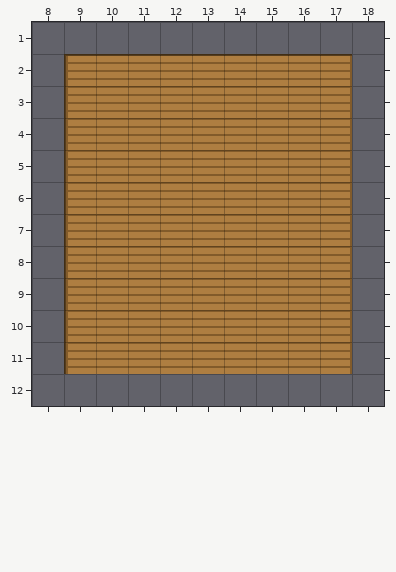
An edit to a level. Tiled map, Assets/Map/TiledProject/Maps/House2_Inside.tmx. Above: the version before the commit.
Cells are 16x16 px. Shown: x 8..18, y 1..12.
Once edited:
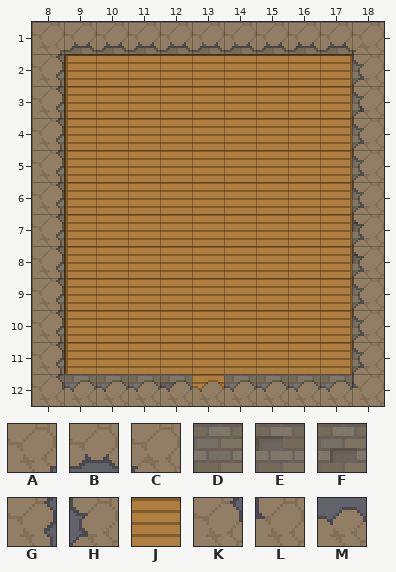
Key: from "floors_tiles": A 6, B 7, C 8, D 16, E 17, F 18, G 55, H 59, J 72, K 80, L 84, M 107.
_ is an empty cell, . an unchanged one.
Changes in this commit:
--- layer "Ground0"
@@ x 8..18 @@
- 1 ___________
- 2 _........._
- 3 _........._
- 4 _........._
- 5 _........._
- 6 _........._
- 7 _........._
- 8 _........._
- 9 _........._
-10 _........._
-11 _........._
-12 ___________
+ 1 EDDDDEEDFDE
+ 2 D.........D
+ 3 D.........F
+ 4 D.........D
+ 5 D.........D
+ 6 D.........D
+ 7 F.........E
+ 8 E.........E
+ 9 D.........D
+10 D.........D
+11 E.........D
+12 EDFDEJDDDDF
--- layer "Ground1"
@@ x 8..18 @@
- 1 ___________
- 2 _........._
- 3 _........._
- 4 _........._
- 5 _........._
- 6 _........._
- 7 _........._
- 8 _........._
- 9 _........._
-10 _........._
-11 _........._
-12 ___________
+ 1 ABBBBBBBBBC
+ 2 G.........H
+ 3 G.........H
+ 4 G.........H
+ 5 G.........H
+ 6 G.........H
+ 7 G.........H
+ 8 G.........H
+ 9 G.........H
+10 G.........H
+11 G.........H
+12 KMMMMMMMMML
Boxes around the changes in both pictures, in picture pixels (x1, y1, x2, y2):
added: (32, 22, 384, 406)
